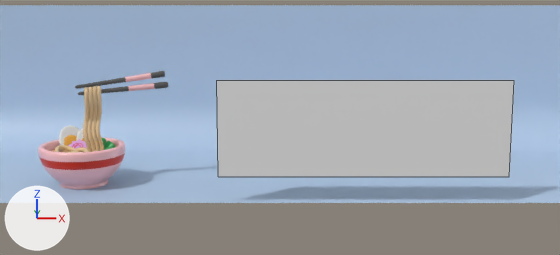
One commit to the Blender file Blender/modLogo.blend: the scene before it, then after it.
Camera for both pictures: the file's camera 'Camera.001'. Every picture has the same lights, and +X, +Y and +Z are marked at lower left. Mesh edges are drawn as thin lines on the coarser meshes.

Objects in the first picture: 'Background Plane', 'Bottom Chopstick', 'Bowl', 'Plane', 'Tall Noodle', 'Tall Noodle.002', 'Tall Noodle.003', 'Top Chopstick'.
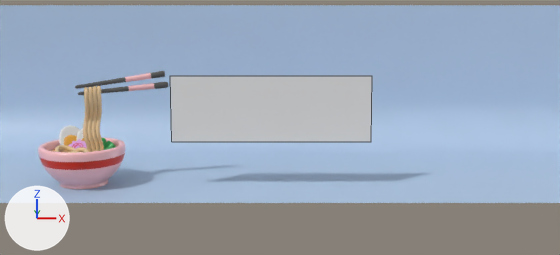
Commit message: Updated logo and blend files

Boxes (x1, y1, x2, y2) around the edits, measured in the pictures (560 x 255 px):
'Plane', hidden: before (217, 80, 514, 177)
'Plane.001', added: after (170, 76, 372, 142)

The change, as a list of edits to the scene's bpy script:
```text
Change ob_plane:
    add ob_plane.hide_render = True
Add ob_plane_001:
    ob_plane_001 = bpy.data.objects.new('Plane.001', me_plane_001.copy())  # the mesh of ob_plane
    ob_plane_001.location = (4.39, -0.37, 1.82)
    ob_plane_001.rotation_euler = (1.571, 0.0, 0.0)  # degrees (90, 0, 0)
    ob_plane_001.scale = (0.221, 0.221, 0.221)
```
